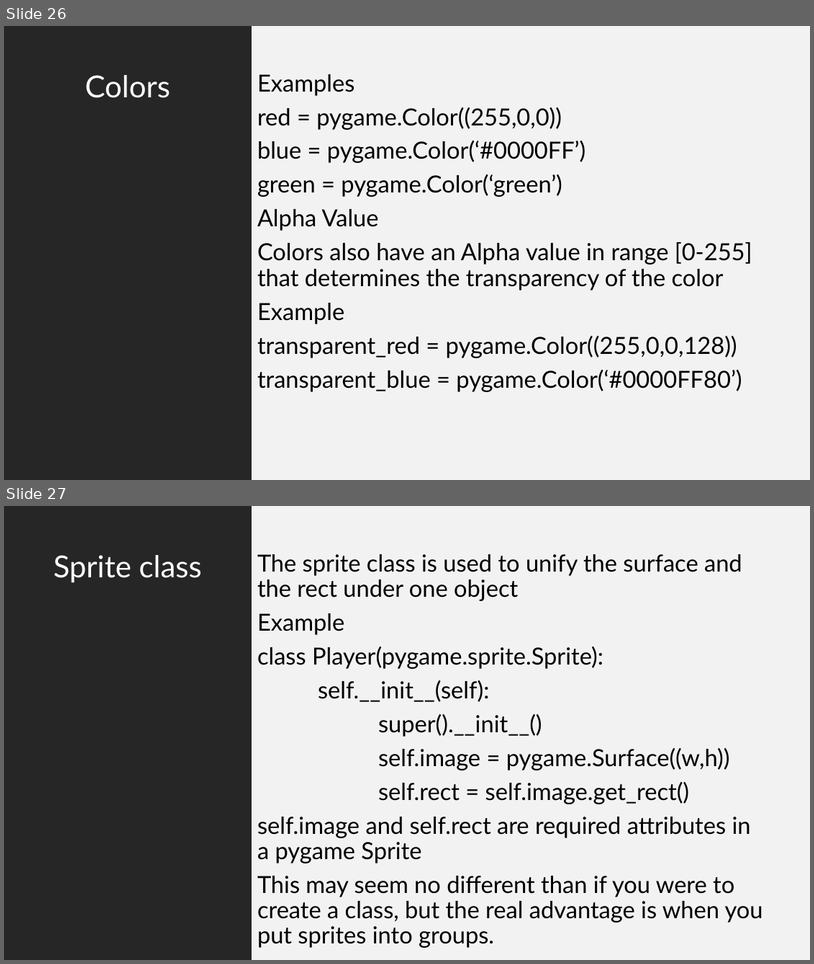
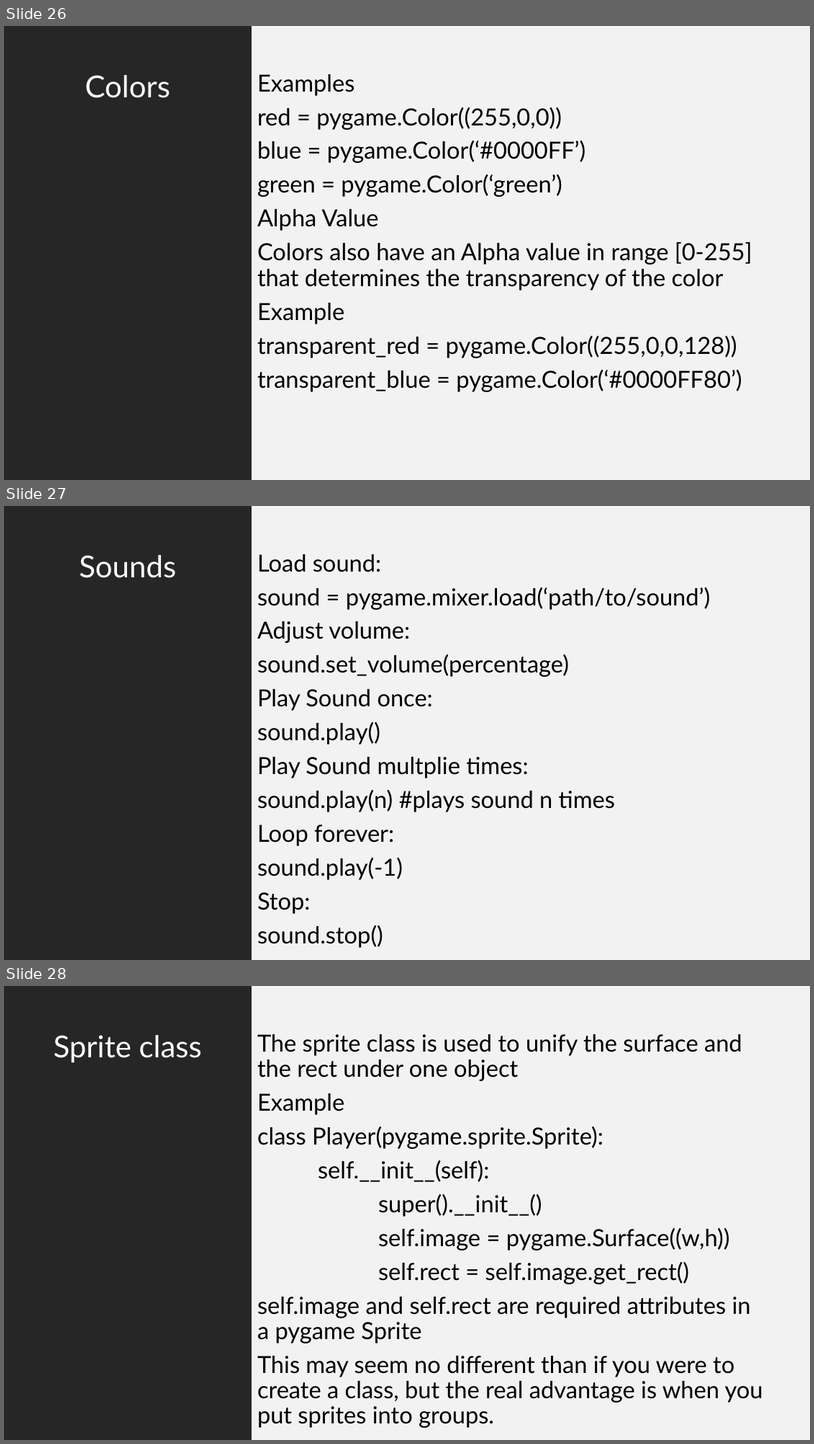
Before and after one commit to mkr041107/PygameIntroMoreDocs, a slide deck: Introduction to Pygame.pptx. Shown one above the other, each under a label of ours: slides 26 and 27 before the commit, slides 26, 27 and 28 after it. The pictures are 814x964 and 814x1444 pixels, drawn with LibreOffice and Linux fonts; fonts in the diff are those of the drawing. Boxes give left, top, right and bottom in pixels: in the first picture for what was removed or moved away, otherwise in the second. Text is boxed around its words. In the diff, an @@ line names an element or a change of style, - is before the commit and + after.

Commit message:
Added Sounds slide to presentation

```diff
--- a/Introduction to Pygame.pptx
+++ b/Introduction to Pygame.pptx
@@ slide 27 added at bbox=[4, 506, 810, 960], background #FFFFFF @@
@@ rectangle added at bbox=[4, 506, 252, 960], fill #262626 @@
@@ rectangle added at bbox=[252, 506, 810, 960], fill #F2F2F2 @@
@@ title added at bbox=[79, 555, 176, 578], 36 pt, text #FFFFFF @@
+Sounds
@@ text added at bbox=[257, 554, 711, 947], 28 pt, text #000000 @@
+Load sound:
+sound = pygame.mixer.load(‘path/to/sound’)
+Adjust volume:
+sound.set_volume(percentage)
+Play Sound once:
+sound.play()
+Play Sound multplie times:
+sound.play(n) #plays sound n times
+Loop forever:
+sound.play(-1)
+Stop:
+sound.stop()
@@ what was slide 27 is now slide 28 @@
```
Also in this commit, not shown: 1 slide changed.
